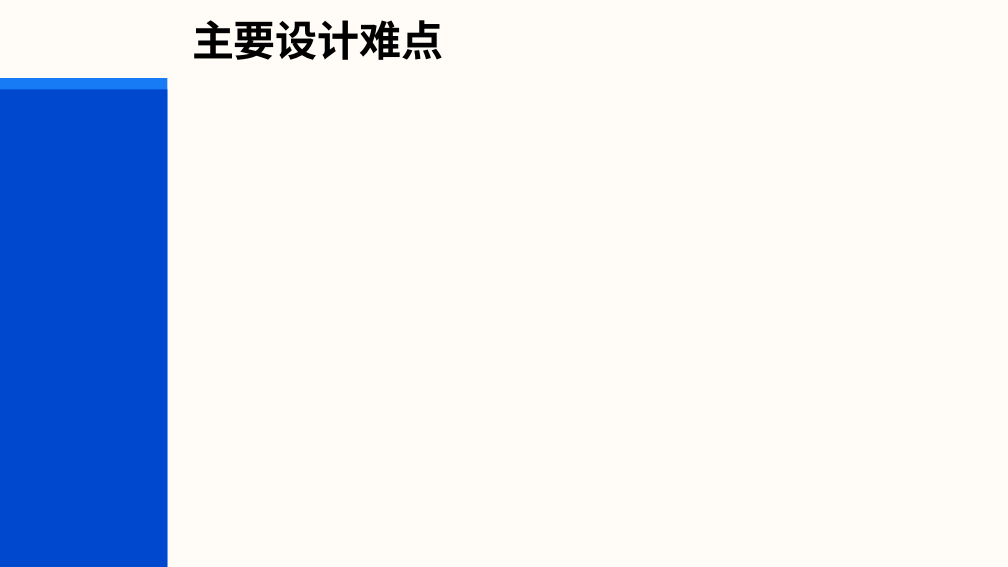
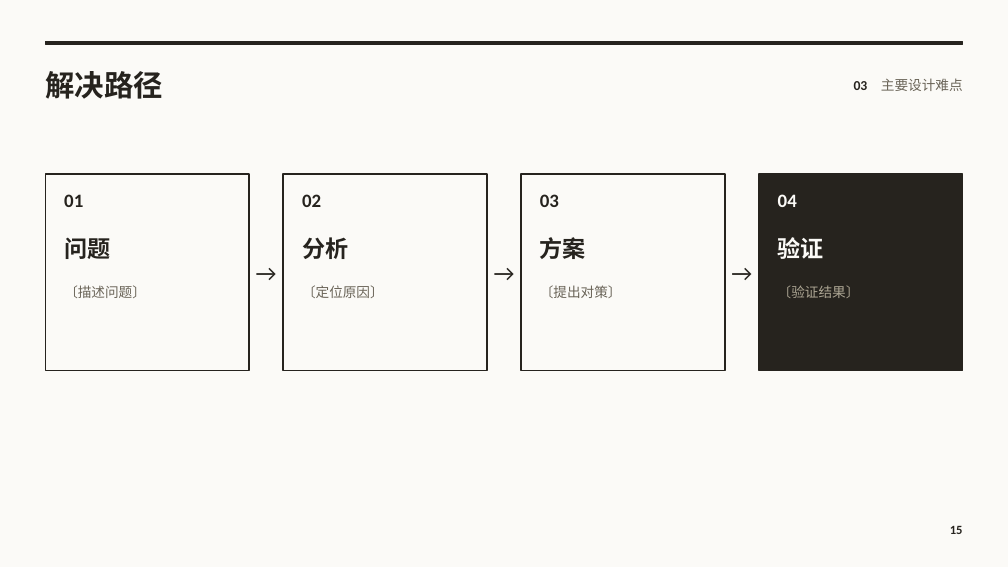
Before and after one commit to cyx3705/0000-000-Template, a slide deck: slide 15 of Unused/b-Office/项目报告.pptx (slide 13 before the commit). Drawn at 1008x567 pixels with LibreOffice and Linux fonts; fonts in the diff are those of the drawing; background and template pictures are left out. Boxes give left, top, right and bottom in pixels: in the first picture for what was removed or moved away, otherwise in the second. Text is boxed around its words. In the diff, an @@ line names an element or a change of style, - is before the commit and + after.

```diff
--- a/Unused/b-Office/项目报告.pptx
+++ b/Unused/b-Office/项目报告.pptx
@@ background #FFFCF7 to #FBFAF7 @@
@@ rectangle added at <box>45,42,963,45</box>, fill #26231E, outline #26231E 1 pt @@
@@ rectangle removed at <box>0,89,167,567</box> @@
@@ text added at <box>45,71,162,99</box>, 28 pt, text #26231E, bold @@
+解决路径
@@ text at <box>854,78,963,91</box>: text changed; size 40 to 13 pt; font Arial to Noto Sans CJK SC; text colour #000000 to #6A6458; bold off @@
-主要设计难点
+03 主要设计难点
@@ rectangle: place and size @@
-rectangle at <box>0,78,167,567</box>
+rectangle at <box>45,174,250,371</box>
@@ rectangle at <box>45,174,250,371</box>: fill #177BF5 to #FBFAF7; outline none to #26231E 1.5 pt @@
@@ rectangle added at <box>284,174,488,371</box>, fill #FBFAF7, outline #26231E 1.5 pt @@
@@ rectangle added at <box>521,174,725,371</box>, fill #FBFAF7, outline #26231E 1.5 pt @@
@@ rectangle added at <box>759,174,963,371</box>, fill #26231E, outline #26231E 1.5 pt @@
@@ text added at <box>64,194,83,207</box>, 18 pt, text #26231E, bold @@
+01
@@ text added at <box>302,194,321,207</box>, 18 pt, text #26231E, bold @@
+02
@@ text added at <box>540,194,559,207</box>, 18 pt, text #26231E, bold @@
+03
@@ text added at <box>778,194,797,207</box>, 18 pt, text #FBFAF7, bold @@
+04
@@ text added at <box>64,238,110,259</box>, 22 pt, text #26231E, bold @@
+问题
@@ text added at <box>302,237,348,259</box>, 22 pt, text #26231E, bold @@
+分析
@@ text added at <box>540,237,586,259</box>, 22 pt, text #26231E, bold @@
+方案
@@ text added at <box>778,237,824,259</box>, 22 pt, text #FBFAF7, bold @@
+验证
@@ text added at <box>250,250,284,295</box>, 22 pt, text #26231E @@
+→
@@ text added at <box>487,250,521,295</box>, 22 pt, text #26231E @@
+→
@@ text added at <box>725,250,759,295</box>, 22 pt, text #26231E @@
+→
@@ text added at <box>64,285,146,298</box>, 13 pt, text #6A6458 @@
+〔描述问题〕
@@ text added at <box>302,285,384,298</box>, 13 pt, text #6A6458 @@
+〔定位原因〕
@@ text added at <box>540,285,622,298</box>, 13 pt, text #6A6458 @@
+〔提出对策〕
@@ text added at <box>778,285,860,298</box>, 13 pt, text #ACA593 @@
+〔验证结果〕
@@ page number added at <box>950,526,963,534</box>, 12 pt, text #26231E, bold @@
+15
```
Also in this commit, not shown: 15 other slides changed, 6 slides added, 6 slides removed, 6 other files.
